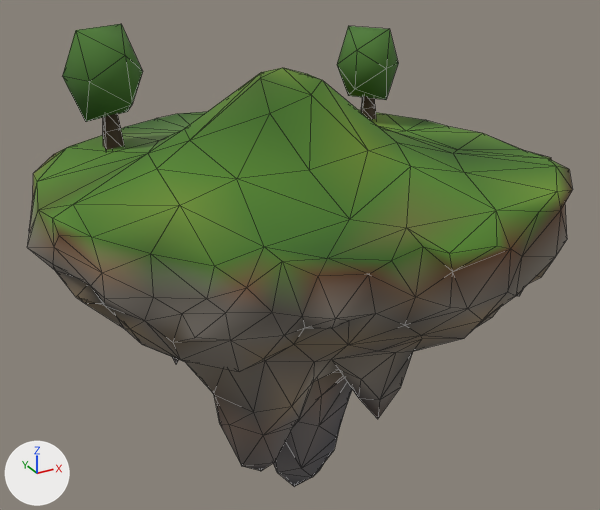
The glTF model public/assets/models/islands/island-hill-lod2.glb: old version first, new version second.
Rendered twice from a camera (50 mm lens) standing at (-23.0, -42.1, 15.3) and looking at (1.5, 2.4, -6.9). Arrows for +X, +Y and +Z are at lower left; the lights stay in place. The older version comes first. Mesh edges are drawn as thin lines. Where no turn or scale is listed for an object, it has been applied to the vertices.

In view in the first picture: 'Silhouette'.
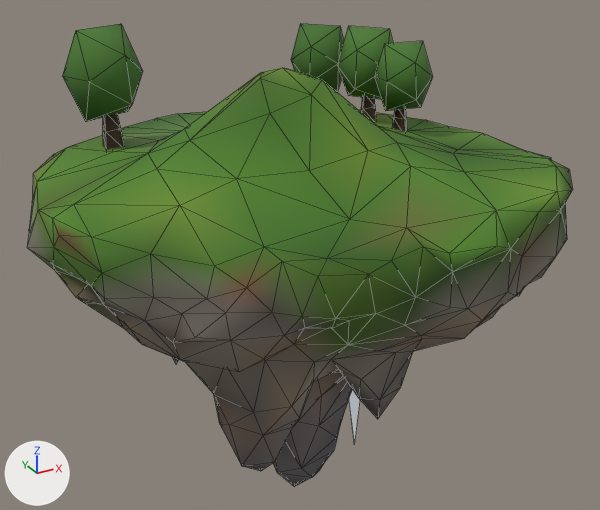
Where the newer file only moved an object's origin or applied its transform, the numbers keep the older frame.

Location of each change, [x1, y1, x2, y2] in pixels of the pictures (600 x 510 px):
part 1 of me_silhouette, added (green): after [291, 24, 344, 92]
part 2 of me_silhouette, added (green): after [374, 41, 432, 111]
part 3 of me_silhouette, added: after [392, 108, 407, 132]
part 4 of me_silhouette, added: after [349, 389, 360, 443]
part 5 of me_silhouette, recoloured: [36, 172, 573, 357] in both

Patch to the scene script:
```diff
--- a/public/assets/models/islands/island-hill-lod2.glb.py
+++ b/public/assets/models/islands/island-hill-lod2.glb.py
@@ me_silhouette @@
 # used by ob_silhouette; location = (-0.03, 0.24, -7.06)
-me_silhouette.from_pydata(...)  # 498 vertices, 970 faces; spans x -15.9..15.9, y -15.0..15.0, z -15.1..15.1
+me_silhouette.from_pydata(...)  # 554 vertices, 1050 faces; spans x -15.9..15.9, y -15.0..15.0, z -27.0..15.1
+# me_silhouette part 1: the loose piece of 12 vertices spanning x 6.5..10.4, y 3.1..7.3, z 9.3..14.0 is copied, and the copy is turned -173.2 degrees about the z axis through its middle and scaled by 0.96, then moved by (-2.2, 2.6, 0.1); it spans x 4.3..8.1, y 5.8..9.8, z 9.5..14.0
+# me_silhouette part 2: the loose piece of 12 vertices spanning x 6.5..10.4, y 3.1..7.3, z 9.3..14.0 is copied, and the copy is multiplied about its middle by the matrix ((0.637, -0.658, 0.002), (0.657, 0.635, 0.062), (-0.046, -0.042, 0.914)), then moved by (0.9, -3.0, -0.4); it spans x 7.5..11.1, y 0.3..4.1, z 9.0..13.4
+# me_silhouette part 3: the loose piece of 10 vertices spanning x -9.7..-8.4, y 5.9..7.4, z 7.6..10.5 is copied, and the copy is turned 147.2 degrees about the z axis through its middle and scaled by 0.814, then moved by (18.2, -4.4, -0.6); it spans x 8.8..10.0, y 1.4..2.5, z 7.2..9.6
+# me_silhouette part 4
+# 12 vertices are added at x 9.5..13.8, y 10.0..13.9, z -27.0..5.3
+# 10 new faces join them
+# me_silhouette part 5: 188 kept faces spanning x -15.9..15.9, y -15.0..15.0, z -1.2..7.7 get new vertex colours
+# other edits to the shape of me_silhouette do not show in these pictures
 me_silhouette.materials.append(mat_island_silhouette)
```
